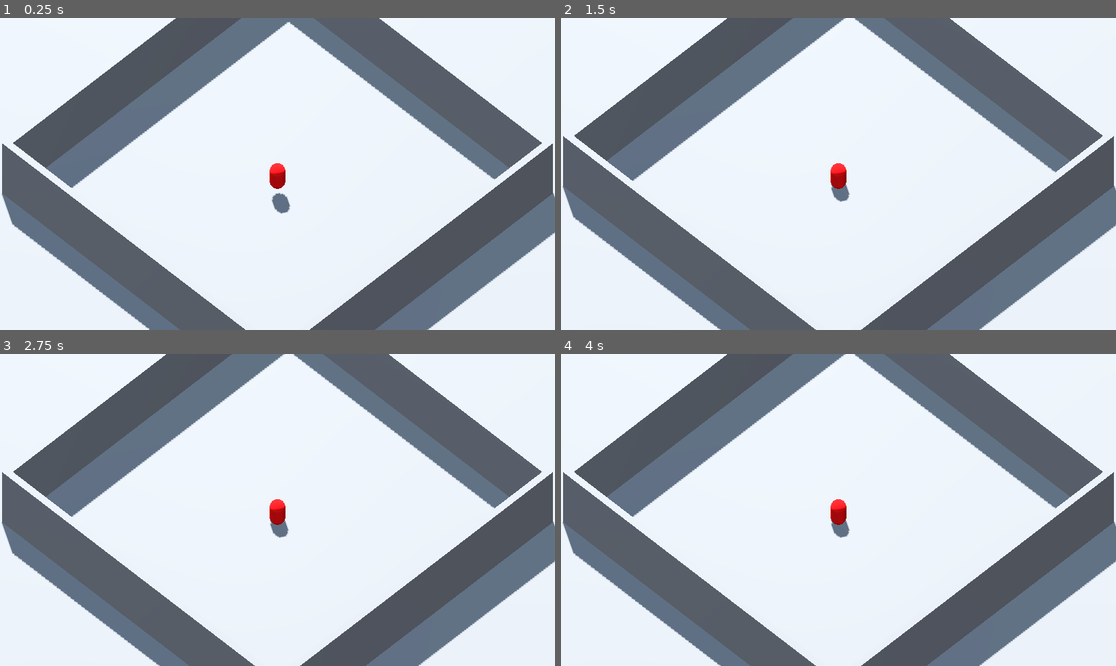
Above: before the commit, frames 1-4 (two rows, left to right).
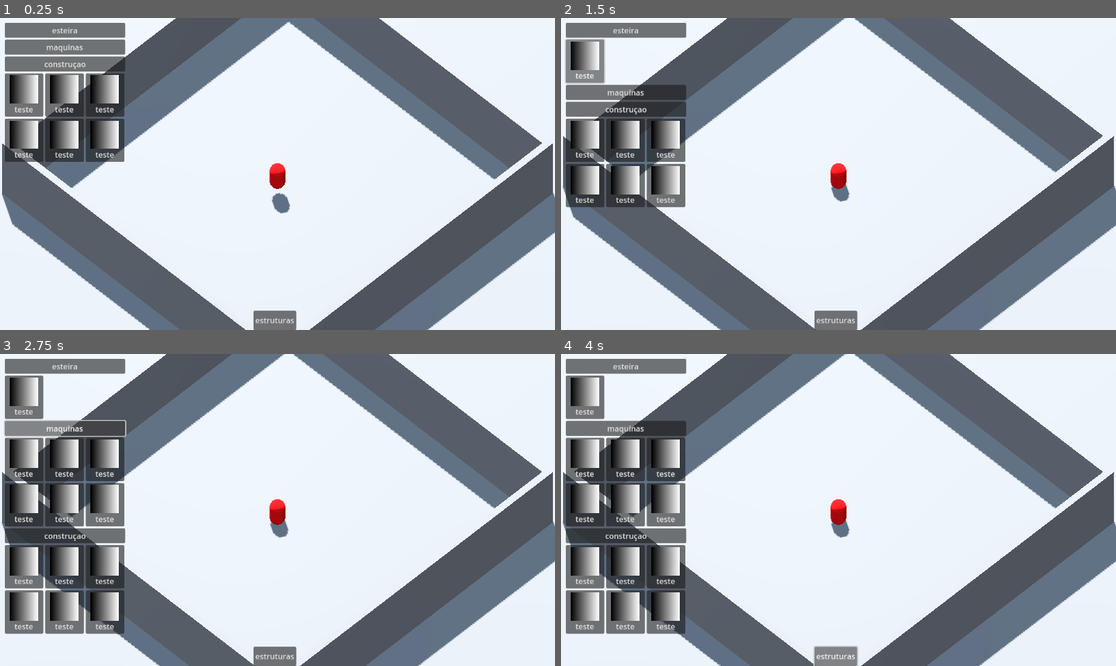
Above: after the commit, the same moments.

Repository: Ojunio14/factory-Manager
Game: Godot game, scene res://src/scene/main.tscn
Two runs of this game, one before a commit and one after it. Both use one fixed random seed, a clock stepped at 60 frames per second and the inputs below.
Inputs (mouse positions are in pixels of both pictures, inside the frame that each line leads up to):
- Up to frame 1 (0.25 s): no input
- Up to frame 2 (1.5 s): click (627, 30) at 0.5 s, where only the run after the commit has a clickable "esteira"; click (583, 61) at 1.25 s, where only the run after the commit has a clickable "teste"
- Up to frame 3 (2.75 s): click (66, 428) at 2 s, where only the run after the commit has a clickable "maquinas"
- Up to frame 4 (4 s): click (627, 534) at 2.75 s, where only the run after the commit has a clickable "construçao"; click (838, 656) at 3.5 s, where only the run after the commit has a clickable "estruturas"

The runs differ from the first frame. In frame 1, 9.2% of the frame differs, in the area x 0-54%, y 1-100%; in frame 2, 10%; in frame 3, 15%; in frame 4, 16%.

Commit message:
menu lateral

Diff:
--- /dev/null
+++ b/src/scene/gui/canvas_layer_main.tscn
@@ -0,0 +1,19 @@
+[gd_scene load_steps=3 format=3 uid="uid://bts6smhiswy77"]
+
+[ext_resource type="PackedScene" uid="uid://cg50d7knv42nm" path="res://src/scene/gui/menu/menu_barra_inferior.tscn" id="1_7arlq"]
+[ext_resource type="PackedScene" uid="uid://be3lwhu2uh35m" path="res://src/scene/gui/menu/menu_de_objetos.tscn" id="3_2hhg3"]
+
+[node name="Control_Main" type="Control"]
+layout_mode = 3
+anchors_preset = 15
+anchor_right = 1.0
+anchor_bottom = 1.0
+grow_horizontal = 2
+grow_vertical = 2
+
+[node name="Menu_de_Objetos" parent="." instance=ExtResource("3_2hhg3")]
+
+[node name="Menu_Barra_inferior" parent="." instance=ExtResource("1_7arlq")]
+layout_mode = 1
+offset_left = -50.0
+offset_right = 50.0
--- /dev/null
+++ b/src/scene/gui/menu/menu_barra_inferior.tscn
@@ -0,0 +1,31 @@
+[gd_scene load_steps=2 format=3 uid="uid://cg50d7knv42nm"]
+
+[ext_resource type="Script" uid="uid://c2p56qmwd3b0h" path="res://src/script/gui/menu/menu_barra_inferior.gd" id="1_t8p4c"]
+
+[node name="Menu_Barra_inferior" type="Control"]
+layout_mode = 3
+anchors_preset = 7
+anchor_left = 0.5
+anchor_top = 1.0
+anchor_right = 0.5
+anchor_bottom = 1.0
+offset_left = -20.0
+offset_top = -40.0
+offset_right = 100.0
+grow_horizontal = 2
+grow_vertical = 0
+script = ExtResource("1_t8p4c")
+
+[node name="HBoxContainer" type="HBoxContainer" parent="."]
+layout_mode = 1
+anchors_preset = 15
+anchor_right = 1.0
+anchor_bottom = 1.0
+grow_horizontal = 2
+grow_vertical = 2
+
+[node name="Button" type="Button" parent="HBoxContainer"]
+layout_mode = 2
+text = "estruturas"
+
+[connection signal="button_down" from="HBoxContainer/Button" to="." method="_on_button_button_down"]
--- /dev/null
+++ b/src/scene/gui/menu/menu_de_objetos.tscn
@@ -0,0 +1,133 @@
+[gd_scene load_steps=5 format=3 uid="uid://be3lwhu2uh35m"]
+
+[ext_resource type="Script" uid="uid://bc04cisbwpkdc" path="res://src/script/gui/menu/menu_de_objetos.gd" id="1_edj3r"]
+[ext_resource type="PackedScene" uid="uid://t2jutggu811x" path="res://src/scene/gui/object/object_layout.tscn" id="2_qilg7"]
+
+[sub_resource type="Gradient" id="Gradient_diq1p"]
+
+[sub_resource type="GradientTexture2D" id="GradientTexture2D_3ogj2"]
+gradient = SubResource("Gradient_diq1p")
+width = 60
+height = 60
+
+[node name="Menu_de_Objetos" type="Control"]
+layout_mode = 3
+anchors_preset = 0
+offset_left = 10.0
+offset_top = 10.0
+offset_right = 310.0
+offset_bottom = 410.0
+script = ExtResource("1_edj3r")
+
+[node name="HFlowContainer" type="HFlowContainer" parent="."]
+layout_mode = 1
+offset_right = 250.0
+offset_bottom = 442.0
+
+[node name="VBox_Esteira" type="VBoxContainer" parent="HFlowContainer"]
+custom_minimum_size = Vector2(250, 0)
+layout_mode = 2
+size_flags_horizontal = 3
+
+[node name="Button_Esteira" type="Button" parent="HFlowContainer/VBox_Esteira"]
+custom_minimum_size = Vector2(90, 0)
+layout_mode = 2
+text = "esteira"
+
+[node name="Grid_Esteira" type="GridContainer" parent="HFlowContainer/VBox_Esteira"]
+visible = false
+layout_mode = 2
+columns = 3
+
+[node name="object_layout" parent="HFlowContainer/VBox_Esteira/Grid_Esteira" instance=ExtResource("2_qilg7")]
+layout_mode = 2
+
+[node name="VBox_Maquinas" type="VBoxContainer" parent="HFlowContainer"]
+custom_minimum_size = Vector2(250, 0)
+layout_mode = 2
+size_flags_horizontal = 3
+
+[node name="Button_Maquinas" type="Button" parent="HFlowContainer/VBox_Maquinas"]
+custom_minimum_size = Vector2(90, 0)
+layout_mode = 2
+text = "maquinas"
+
+[node name="Grid_Maquinas" type="GridContainer" parent="HFlowContainer/VBox_Maquinas"]
+visible = false
+layout_mode = 2
+columns = 3
+
+[node name="Control6" type="Control" parent="HFlowContainer/VBox_Maquinas/Grid_Maquinas"]
+visible = false
+custom_minimum_size = Vector2(80, 90)
+layout_mode = 2
+
+[node name="VBoxContainer" type="VBoxContainer" parent="HFlowContainer/VBox_Maquinas/Grid_Maquinas/Control6"]
+layout_mode = 1
+anchors_preset = 15
+anchor_right = 1.0
+anchor_bottom = 1.0
+offset_bottom = 10.0
+grow_horizontal = 2
+grow_vertical = 2
+
+[node name="Button" type="Button" parent="HFlowContainer/VBox_Maquinas/Grid_Maquinas/Control6/VBoxContainer"]
+layout_mode = 2
+icon = SubResource("GradientTexture2D_3ogj2")
+icon_alignment = 1
+
+[node name="Label" type="Label" parent="HFlowContainer/VBox_Maquinas/Grid_Maquinas/Control6/VBoxContainer"]
+layout_mode = 2
+theme_override_font_sizes/font_size = 12
+text = "asdrte"
+
+[node name="object_layout" parent="HFlowContainer/VBox_Maquinas/Grid_Maquinas" instance=ExtResource("2_qilg7")]
+layout_mode = 2
+
+[node name="object_layout2" parent="HFlowContainer/VBox_Maquinas/Grid_Maquinas" instance=ExtResource("2_qilg7")]
+layout_mode = 2
+
+[node name="object_layout3" parent="HFlowContainer/VBox_Maquinas/Grid_Maquinas" instance=ExtResource("2_qilg7")]
+layout_mode = 2
+
+[node name="object_layout4" parent="HFlowContainer/VBox_Maquinas/Grid_Maquinas" instance=ExtResource("2_qilg7")]
+layout_mode = 2
+
+[node name="object_layout5" parent="HFlowContainer/VBox_Maquinas/Grid_Maquinas" instance=ExtResource("2_qilg7")]
+layout_mode = 2
+
+[node name="object_layout6" parent="HFlowContainer/VBox_Maquinas/Grid_Maquinas" instance=ExtResource("2_qilg7")]
+layout_mode = 2
+
+[node name="VBoxContainer" type="VBoxContainer" parent="HFlowContainer"]
+layout_mode = 2
+size_flags_horizontal = 3
+
+[node name="Button" type="Button" parent="HFlowContainer/VBoxContainer"]
+layout_mode = 2
+text = "construçao"
+
+[node name="GridContainer" type="GridContainer" parent="HFlowContainer/VBoxContainer"]
+layout_mode = 2
+columns = 3
+
+[node name="object_layout" parent="HFlowContainer/VBoxContainer/GridContainer" instance=ExtResource("2_qilg7")]
+layout_mode = 2
+
+[node name="object_layout2" parent="HFlowContainer/VBoxContainer/GridContainer" instance=ExtResource("2_qilg7")]
+layout_mode = 2
+
+[node name="object_layout3" parent="HFlowContainer/VBoxContainer/GridContainer" instance=ExtResource("2_qilg7")]
+layout_mode = 2
+
+[node name="object_layout4" parent="HFlowContainer/VBoxContainer/GridContainer" instance=ExtResource("2_qilg7")]
+layout_mode = 2
+
+[node name="object_layout5" parent="HFlowContainer/VBoxContainer/GridContainer" instance=ExtResource("2_qilg7")]
+layout_mode = 2
+
+[node name="object_layout6" parent="HFlowContainer/VBoxContainer/GridContainer" instance=ExtResource("2_qilg7")]
+layout_mode = 2
+
+[connection signal="button_down" from="HFlowContainer/VBox_Esteira/Button_Esteira" to="." method="_on_button_esteira_button_down"]
+[connection signal="button_down" from="HFlowContainer/VBox_Maquinas/Button_Maquinas" to="." method="_on_button_maquinas_button_down"]
--- /dev/null
+++ b/src/scene/gui/object/object_layout.tscn
@@ -0,0 +1,54 @@
+[gd_scene load_steps=6 format=3 uid="uid://t2jutggu811x"]
+
+[ext_resource type="Script" uid="uid://b2rkyf14ospne" path="res://src/script/gui/object_layout_menu/object_layout.gd" id="1_ufchy"]
+
+[sub_resource type="Gradient" id="Gradient_lsggy"]
+
+[sub_resource type="GradientTexture2D" id="GradientTexture2D_h5do2"]
+gradient = SubResource("Gradient_lsggy")
+width = 60
+height = 60
+
+[sub_resource type="Gradient" id="Gradient_h5do2"]
+
+[sub_resource type="GradientTexture2D" id="GradientTexture2D_ufchy"]
+gradient = SubResource("Gradient_h5do2")
+
+[node name="object_layout" type="Control"]
+custom_minimum_size = Vector2(80, 90)
+layout_mode = 3
+anchors_preset = 0
+script = ExtResource("1_ufchy")
+
+[node name="VBoxContainer" type="VBoxContainer" parent="."]
+visible = false
+layout_mode = 1
+anchors_preset = 15
+anchor_right = 1.0
+anchor_bottom = 1.0
+offset_bottom = 10.0
+grow_horizontal = 2
+grow_vertical = 2
+
+[node name="Button" type="Button" parent="VBoxContainer"]
+layout_mode = 2
+icon = SubResource("GradientTexture2D_h5do2")
+icon_alignment = 1
+
+[node name="Label" type="Label" parent="VBoxContainer"]
+layout_mode = 2
+theme_override_font_sizes/font_size = 12
+text = "asdrte"
+
+[node name="Button" type="Button" parent="."]
+layout_mode = 1
+anchors_preset = 15
+anchor_right = 1.0
+anchor_bottom = 1.0
+grow_horizontal = 2
+grow_vertical = 2
+text = "teste"
+icon = SubResource("GradientTexture2D_ufchy")
+icon_alignment = 1
+vertical_icon_alignment = 0
+expand_icon = true
--- a/src/scene/player/player.tscn
+++ b/src/scene/player/player.tscn
@@ -1,6 +1,7 @@
-[gd_scene load_steps=5 format=3 uid="uid://dnlwsk5gyyljm"]
+[gd_scene load_steps=6 format=3 uid="uid://dnlwsk5gyyljm"]
 
 [ext_resource type="Script" uid="uid://dqttmqgftivxq" path="res://src/script/player/player.gd" id="1_dv4au"]
+[ext_resource type="PackedScene" uid="uid://bts6smhiswy77" path="res://src/scene/gui/canvas_layer_main.tscn" id="2_2kuqd"]
 
 [sub_resource type="CapsuleShape3D" id="CapsuleShape3D_rvtwr"]
 
@@ -26,3 +27,5 @@
 [node name="MeshInstance3D" type="MeshInstance3D" parent="."]
 material_override = SubResource("StandardMaterial3D_rvtwr")
 mesh = SubResource("CapsuleMesh_dv4au")
+
+[node name="Control_Main" parent="." instance=ExtResource("2_2kuqd")]
--- /dev/null
+++ b/src/script/gui/menu/menu_barra_inferior.gd
@@ -0,0 +1,19 @@
+extends Control
+
+@onready var menu_de_objetos: Control = $"../Menu_de_Objetos"
+
+var button : bool = false
+
+func _process(delta: float) -> void:
+	if Input.is_action_just_pressed("ui_cancel"):
+		menu_de_objetos.visible = false
+		button = false
+
+
+func _on_button_button_down() -> void:
+	if !button:
+		menu_de_objetos.visible = true
+		button = true
+	elif button:
+		menu_de_objetos.visible = false
+		button = false
--- /dev/null
+++ b/src/script/gui/menu/menu_de_objetos.gd
@@ -0,0 +1,33 @@
+extends Control
+
+
+var button_esteira : bool = false
+@onready var grid_esteira: GridContainer = $HFlowContainer/VBox_Esteira/Grid_Esteira
+
+
+var button_maquinas : bool = false
+@onready var grid_maquinas: GridContainer = $HFlowContainer/VBox_Maquinas/Grid_Maquinas
+
+
+func _on_button_esteira_button_down() -> void:
+	print("okosad")
+	if !button_esteira:
+		grid_esteira.visible = true
+		button_esteira = true
+
+	elif button_esteira:
+		grid_esteira.visible = false
+		button_esteira = false
+
+
+
+
+
+func _on_button_maquinas_button_down() -> void:
+	if !button_maquinas:
+		grid_maquinas.visible = true
+		button_maquinas = true
+
+	elif button_maquinas:
+		grid_maquinas.visible = false
+		button_maquinas = false
--- /dev/null
+++ b/src/script/gui/object_layout_menu/object_layout.gd
@@ -0,0 +1 @@
+extends Control
Not shown, added: src/script/gui/menu/menu_barra_inferior.gd.uid
Not shown, added: src/script/gui/menu/menu_de_objetos.gd.uid
Not shown, added: src/script/gui/object_layout_menu/object_layout.gd.uid
